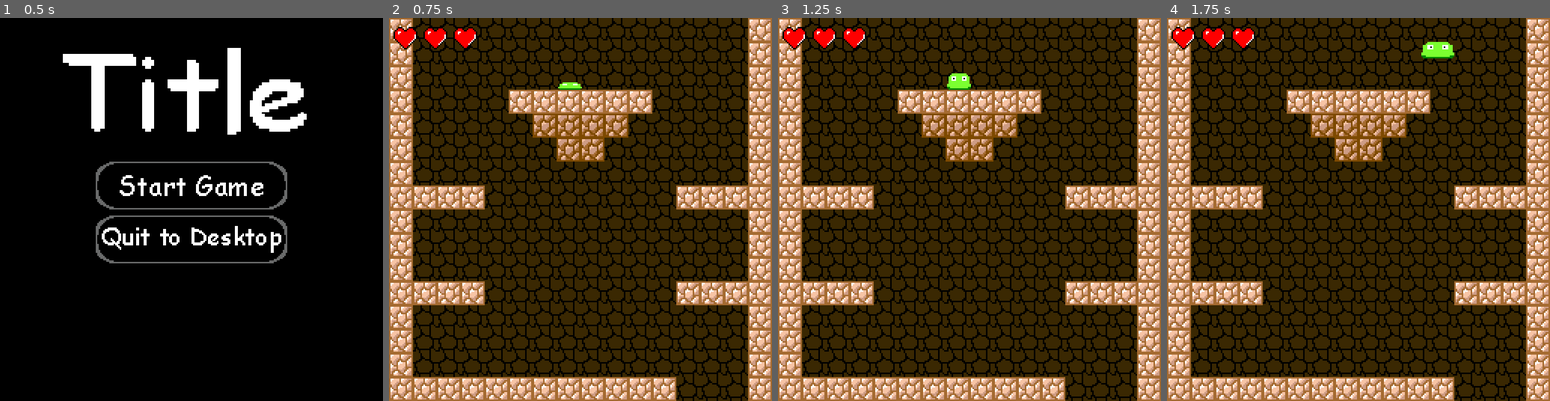
Above: before the commit, frames 1-4 (left to right).
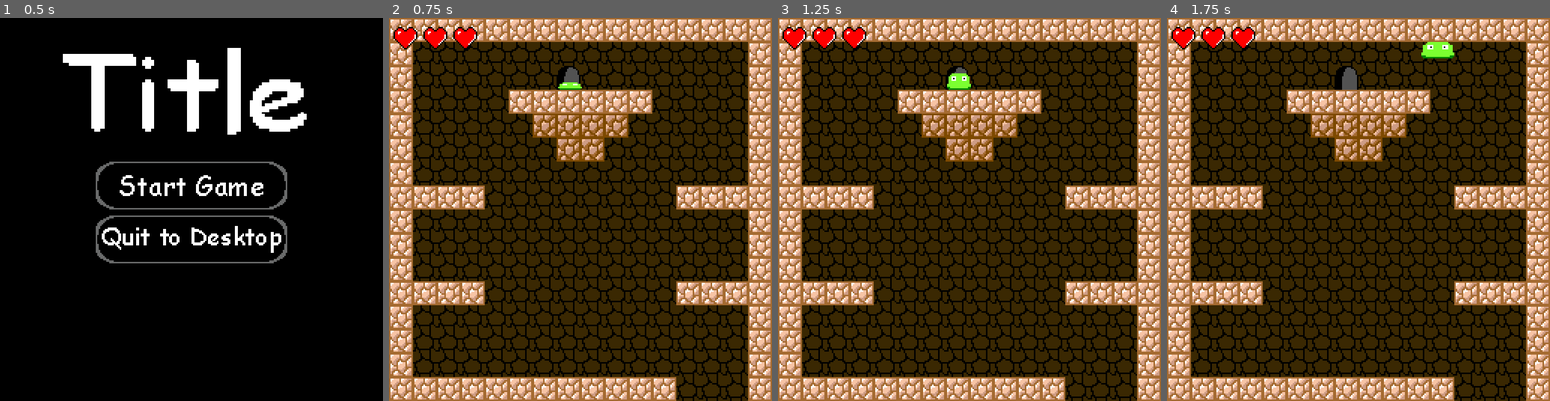
Above: after the commit, the same moments.

Repository: emmetl913/RageJumper
Game: Godot game, scene res://menus/MainMenu.tscn
Same seed, same stepped clock (60 frames per second), same inputs: the game is played once before the commit and once after it.
Inputs (mouse positions are in pixels of both pictures, inside the frame that each line leads up to):
- Up to frame 1 (0.5 s): no input
- Up to frame 2 (0.75 s): click (580, 186) at 0.5 s
- Up to frame 3 (1.25 s): no input
- Up to frame 4 (1.75 s): tap Enter at 1.25 s; hold D (move_right) from 1.28 s (still down); tap Space (jump) at 1.52 s

Frame 1 is identical in both runs. In frame 2, 5.2% of the frame differs, in the area x 6-94%, y 0-19%; in frame 3, 5.1%; in frame 4, 5.3%.

Commit message:
Sacred Gem and Door!!!

Diff:
--- /dev/null
+++ b/Door.tscn
@@ -0,0 +1,18 @@
+[gd_scene load_steps=3 format=3 uid="uid://csi2l7s3qw224"]
+
+[ext_resource type="Texture2D" uid="uid://dxvvyujgpj2qe" path="res://assets/door.png" id="1_mlrew"]
+
+[sub_resource type="RectangleShape2D" id="RectangleShape2D_ucx6y"]
+size = Vector2(20, 18)
+
+[node name="DoorNode" type="Node2D"]
+
+[node name="DoorSprite" type="Sprite2D" parent="."]
+texture_filter = 1
+texture = ExtResource("1_mlrew")
+
+[node name="Area2D" type="Area2D" parent="."]
+
+[node name="CollisionShape2D" type="CollisionShape2D" parent="Area2D"]
+position = Vector2(0, -1)
+shape = SubResource("RectangleShape2D_ucx6y")
--- a/player/Player.tscn
+++ b/player/Player.tscn
@@ -105,7 +105,7 @@
 "onRun": SubResource("Animation_wswpq")
 }
 
-[node name="Player" type="CharacterBody2D"]
+[node name="Player" type="CharacterBody2D" groups=["Player"]]
 scale = Vector2(0.98374, 0.985765)
 script = ExtResource("1_do1lc")
 speed = 150
--- /dev/null
+++ b/sacred_gem_node.gd
@@ -0,0 +1,19 @@
+extends Node2D
+
+var player_has_gem
+
+# Called when the node enters the scene tree for the first time.
+func _ready():
+	player_has_gem = false
+	$SacredGemSprite.visible = true
+
+
+# Called every frame. 'delta' is the elapsed time since the previous frame.
+func _process(delta):
+	pass
+
+func _on_sacred_gem_area_body_entered(body):
+	if (body.is_in_group("Player")):
+		print(body.name)
+		player_has_gem = true
+		$SacredGemSprite.visible = false
--- /dev/null
+++ b/sacred_gem_node.tscn
@@ -0,0 +1,21 @@
+[gd_scene load_steps=4 format=3 uid="uid://2msyrxgm5xjk"]
+
+[ext_resource type="Script" path="res://sacred_gem_node.gd" id="1_i3hvs"]
+[ext_resource type="Texture2D" uid="uid://bramb66sa005b" path="res://assets/sacred_gem.png" id="1_umtri"]
+
+[sub_resource type="RectangleShape2D" id="RectangleShape2D_1dq5o"]
+size = Vector2(16, 16)
+
+[node name="SacredGemNode" type="Node2D"]
+script = ExtResource("1_i3hvs")
+
+[node name="SacredGemSprite" type="Sprite2D" parent="."]
+texture_filter = 1
+texture = ExtResource("1_umtri")
+
+[node name="SacredGemArea" type="Area2D" parent="."]
+
+[node name="SacredGemCollision" type="CollisionShape2D" parent="SacredGemArea"]
+shape = SubResource("RectangleShape2D_1dq5o")
+
+[connection signal="body_entered" from="SacredGemArea" to="." method="_on_sacred_gem_area_body_entered"]
--- a/worlds/main.tscn
+++ b/worlds/main.tscn
@@ -10,7 +10,9 @@
 [ext_resource type="Texture2D" uid="uid://j6clm8vt1rd" path="res://assets/mainmenubutton.png" id="5_pg2ie"]
 [ext_resource type="Texture2D" uid="uid://dxpfgikepjkec" path="res://assets/mainmenubuttonpng.png" id="6_qquf2"]
 [ext_resource type="Texture2D" uid="uid://bo8e6uylfjqe8" path="res://assets/tilemap.png" id="8_wiumb"]
+[ext_resource type="PackedScene" uid="uid://csi2l7s3qw224" path="res://Door.tscn" id="10_c0yms"]
 [ext_resource type="Texture2D" uid="uid://d2x7yfysppnob" path="res://assets/heart.png" id="11_50tmc"]
+[ext_resource type="PackedScene" uid="uid://2msyrxgm5xjk" path="res://sacred_gem_node.tscn" id="11_a3cap"]
 
 [sub_resource type="TileSetAtlasSource" id="TileSetAtlasSource_47sut"]
 texture = ExtResource("8_wiumb")
@@ -47,17 +49,19 @@
 script = ExtResource("1_85rb6")
 
 [node name="Img1100483739709739420" type="Sprite2D" parent="."]
+texture_filter = 1
 position = Vector2(128, 122)
 scale = Vector2(0.713889, 0.713889)
 texture = ExtResource("2_rxs07")
 
 [node name="TileMap" type="TileMap" parent="."]
+texture_filter = 1
 tile_set = SubResource("TileSet_4k1n8")
 format = 2
 layer_0/name = "Background"
 layer_0/tile_data = PackedInt32Array(1638405, 196609, 0, 1638406, 196609, 0, 1638407, 196609, 0, 1703945, 196609, 0, 17 …(25171 unchanged characters)…
 layer_1/name = "Level"
-layer_1/tile_data = PackedInt32Array(5111814, 65537, 0, 5111 …(5718 unchanged characters)…  0, 2555917, 65537, 0, 2359310, 65537, 0)
+layer_1/tile_data = PackedInt32Array(5111814, 65537, 0, 5111 …(5718 unchanged characters)…  0, 2555917, 65537, 0, 2359310, 65537, 0, 1, 1, 0, 2, 1, 0, 3, 1, 0, 4, 1, 0, 5, 1, 0, 6, 1, 0, 7, 1, 0, 8, 1, 0, 9, 1, 0, 10, 1, 0, 11, 1, 0, 12, 1, 0, 13, 1, 0, 14, 1, 0)
 layer_2/name = "Spikes"
 layer_2/tile_data = PackedInt32Array()
 
@@ -66,6 +70,9 @@
 tile_set = SubResource("TileSet_denni")
 format = 2
 layer_0/tile_data = PackedInt32Array(1441793, 0, 0, 1441794, 0, 0, 1703943, 0, 0, 1703944, 0, 0, 1966084, 0, 0, 1966090, 0, 0, 3276813, 0, 0, 4063233, 0, 0, 4063234, 0, 0, 4849676, 0, 0, 4849677, 0, 0, 4849678, 0, 0, 5111816, 0, 0, 5111815, 0, 0, 5111814, 0, 0)
+
+[node name="DoorNode" parent="." instance=ExtResource("10_c0yms")]
+position = Vector2(120, 40)
 
 [node name="Player" parent="." instance=ExtResource("1_d5x8k")]
 process_mode = 1
@@ -135,5 +142,8 @@
 layout_mode = 2
 texture = ExtResource("11_50tmc")
 
+[node name="SacredGemNode" parent="." instance=ExtResource("11_a3cap")]
+position = Vector2(40, 1256)
+
 [connection signal="pressed" from="Camera2D/PauseMenu/VBoxContainer/Resume" to="." method="_on_resume_pressed"]
 [connection signal="pressed" from="Camera2D/PauseMenu/VBoxContainer/ReturnToMainMenu" to="." method="_on_return_to_main_menu_pressed"]
Binary file added: assets/door.png
Not shown, added: assets/door.png.import
Not shown: 1 places in worlds/main.tscn that only renumber resources
